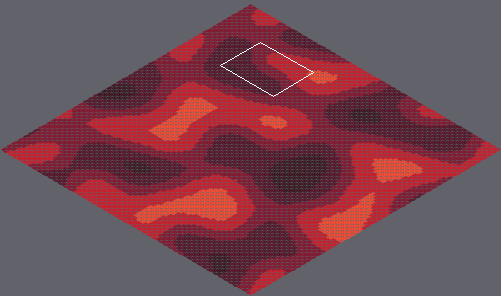
Two states of a Tiled map, marswars/resources/mapAssets/loadmap.tmx. The first picture is a wide view before the edit; the outline marks the close-up.
Close-up. Before:
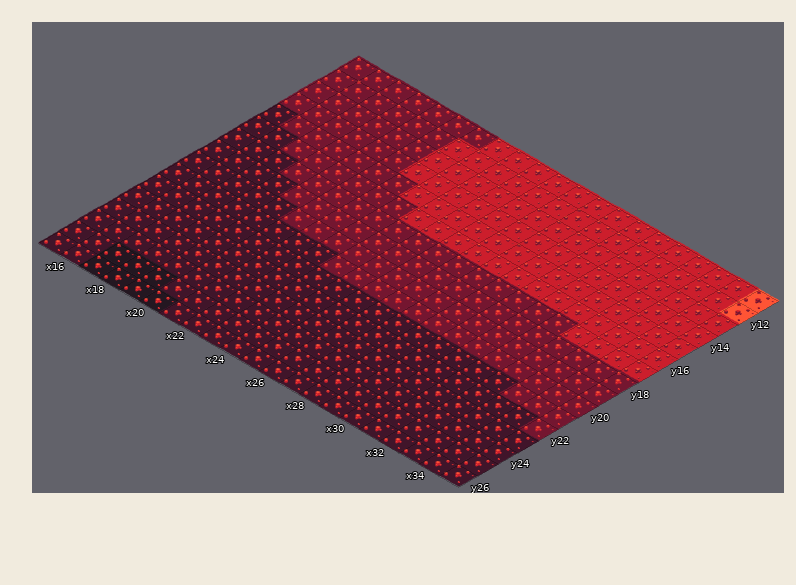
Cells are 55x32 px. Isometric: x runs down to the right, y down to the left. Shown: x 15..35, y 11..26. The commit also changed other parts of the map, which this record leaves out.
The result:
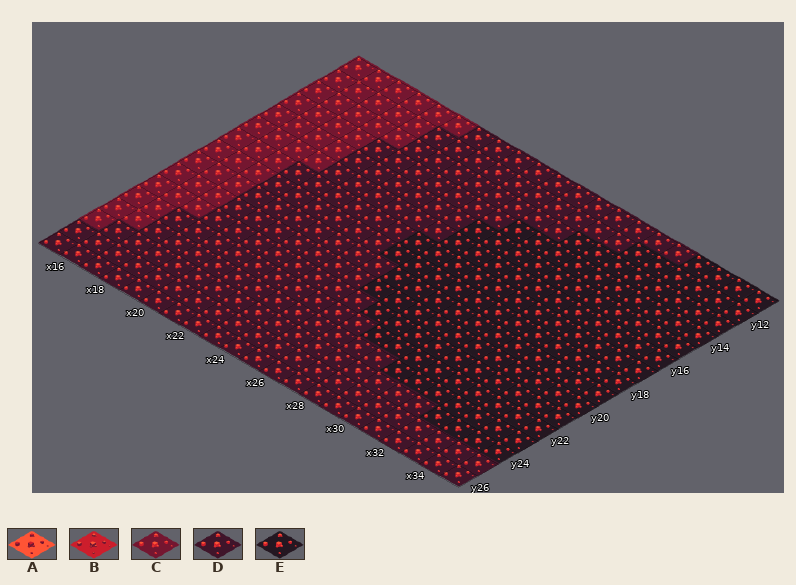
Key: from "tileset1": A 10 "mars006", B 11 "mars007", C 12 "mars008", D 13 "mars009", E 14 "mars010".
_ is an empty cell, . an unchanged one.
Change:
--- layer "Tile Layer 1"
@@ x 15..35 @@
-11 ......CBBBBBBBBBBBBBA
-12 .....CBBBBBBBBBBBBBBA
-13 .....CBBBBBBBBBBBBBBB
-14 ....CCBBBBBBBBBBBBBBB
-15 D...CCCBBBBBBBBBBBBBB
-16 DD..CCCCBBBBBBBBBBBBB
-17 DDDCCCCCCCCCCCCCCBBBB
-18 DDD.CCCCCCCCCCCCCCCCC
-19 DDD..CCCCCCCCCCCCCCCC
-20 DDD.....CCCCCCCCCCCCC
-21 DDD........DDDDDDDCCC
-22 DD..........DDDDDDDDC
-23 DD............DDDDDDD
-24 D................DDDD
-25 ..EEE................
-26 ..EEEE...............
+11 ......DDDDDDDDDDDEEEE
+12 .....DDDDDDDDDDEEEEEE
+13 .....DDDDDDDDEEEEEEEE
+14 ....DDDDDDDEEEEEEEEEE
+15 C...DDDDDDEEEEEEEEEEE
+16 CC..DDDDDDEEEEEEEEEEE
+17 CCCDDDDDDEEEEEEEEEEEE
+18 CCC.DDDDDEEEEEEEEEEEE
+19 CCC..DDDDDEEEEEEEEEEE
+20 CCC.....DDEEEEEEEEEEE
+21 CCC........EEEEEEEEEE
+22 CC..........EEEEEEEEE
+23 CC............EEEEEEE
+24 C................EEEE
+25 ..DDD................
+26 ..DDDD...............
Where, in picture pixels (left, top, right, bottom), the same in both close-ups:
changed: (78, 102, 780, 463)
